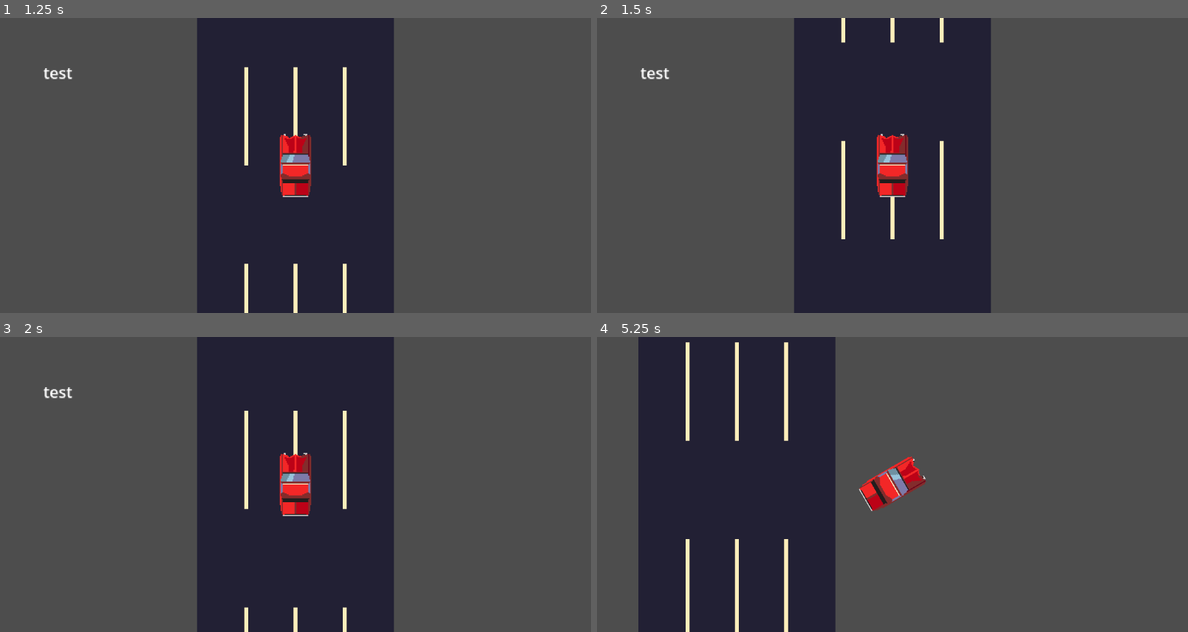
Above: before the commit, frames 1-4 (two rows, left to right).
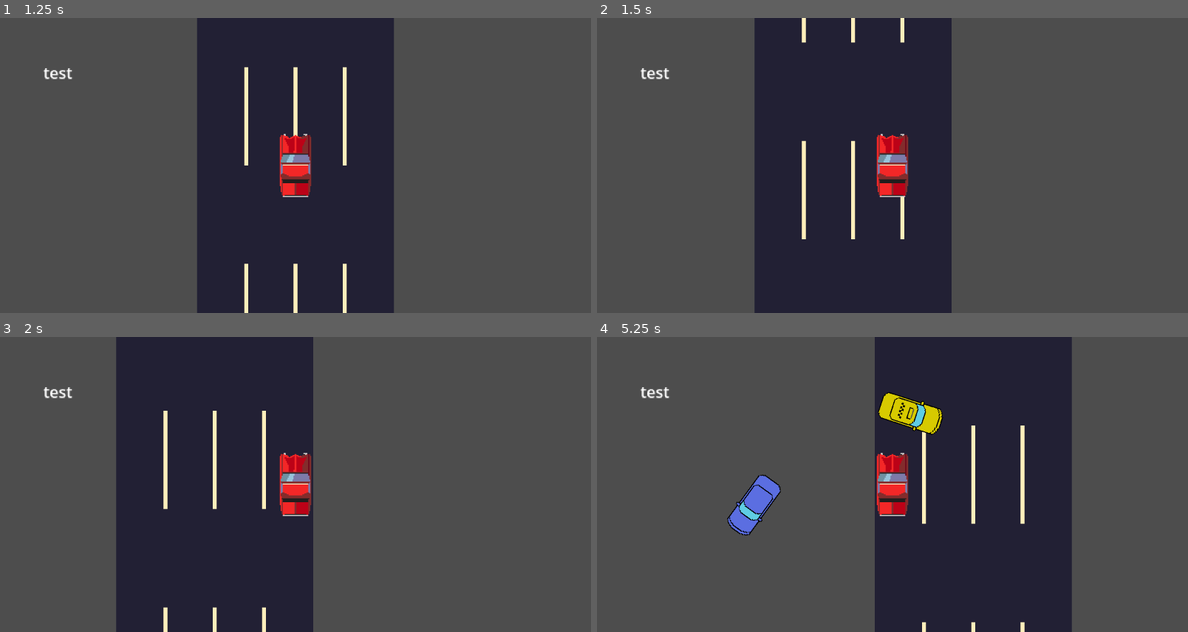
Above: after the commit, the same moments.

Repository: Zeke-D/roadtripping
Game: Godot game, scene res://control.tscn
The game is run twice, just before and just after one commit, with the same random seed, the same clock (stepped at 60 frames per second) and the same inputs.
Inputs:
- Up to frame 1 (1.25 s): click "START" at 0.5 s
- Up to frame 2 (1.5 s): tap Enter at 1.25 s; hold D (right) from 1.28 s (still down)
- Up to frame 3 (2 s): keep holding D (right)
- Up to frame 4 (5.25 s): release D (right) at 2.03 s; hold S (down) 2.03-2.78 s; hold D (right) 2.78-3.53 s; hold W (up) 3.53-4.28 s; hold A (left) from 4.28 s (still down)

Frame 1 is identical in both runs. In frame 2, 15% of the frame differs, in the area x 26-67%, y 0-100%; in frame 3, 28%; in frame 4, 66%, in the area x 7-81%, y 0-100%.
Error before the commit: Invalid access to property or key 'distance' on a base object of type 'Node2D (oncoming_traffic.gd)'. (res://PlayerCar.gd:61)

Commit message:
MERGED EM BABY

Diff:
--- a/PlayerCar.gd
+++ b/PlayerCar.gd
@@ -58,8 +58,8 @@
 	# self.set_rotation(1/4 * PI * sin(elapsed))
 	#elapsed += delta
 	self.player_vertical_speed = BASE_PLAYER_SPEED.y * delta * speed_mult
-	self.world.distance += self.player_vertical_speed
-	self.find_child('ScoreText').text = str(int(self.world.distance))
+	#self.world.distance += self.player_vertical_speed
+	#self.find_child('ScoreText').text = str(int(self.world.distance))
 	self.position.x = new_x_pos
 
 func _physics_process(delta):
--- a/npcs/npc_boat.tscn
+++ b/npcs/npc_boat.tscn
@@ -6,7 +6,7 @@
 [sub_resource type="RectangleShape2D" id="RectangleShape2D_kqddm"]
 size = Vector2(32, 64)
 
-[node name="npc_boat" type="CharacterBody2D"]
+[node name="npc_boat" type="CharacterBody2D" groups=["Enemy"]]
 script = ExtResource("1_5q70q")
 speed = 40
 
--- a/npcs/npc_car_blue.tscn
+++ b/npcs/npc_car_blue.tscn
@@ -8,7 +8,6 @@
 
 [node name="NpcCar" type="CharacterBody2D" groups=["Enemy"]]
 script = ExtResource("1_vgpbt")
-speed = 80
 
 [node name="CollisionShape2D" type="CollisionShape2D" parent="."]
 shape = SubResource("RectangleShape2D_uhxu8")
--- a/npcs/npc_car_purple.tscn
+++ b/npcs/npc_car_purple.tscn
@@ -6,7 +6,7 @@
 [sub_resource type="RectangleShape2D" id="RectangleShape2D_rxmrq"]
 size = Vector2(32, 64)
 
-[node name="npc_car_purple" type="CharacterBody2D"]
+[node name="npc_car_purple" type="CharacterBody2D" groups=["Enemy"]]
 script = ExtResource("1_uuawq")
 
 [node name="CollisionShape2D" type="CollisionShape2D" parent="."]
--- a/npcs/npc_tank.tscn
+++ b/npcs/npc_tank.tscn
@@ -6,7 +6,7 @@
 [sub_resource type="RectangleShape2D" id="RectangleShape2D_llpga"]
 size = Vector2(32, 64)
 
-[node name="npc_tank" type="CharacterBody2D"]
+[node name="npc_tank" type="CharacterBody2D" groups=["Enemy"]]
 script = ExtResource("1_x28xl")
 speed = 20
 
--- a/npcs/npc_taxi.tscn
+++ b/npcs/npc_taxi.tscn
@@ -6,7 +6,7 @@
 [sub_resource type="RectangleShape2D" id="RectangleShape2D_5mwqo"]
 size = Vector2(32, 64)
 
-[node name="npc_taxi" type="CharacterBody2D"]
+[node name="npc_taxi" type="CharacterBody2D" groups=["Enemy"]]
 script = ExtResource("1_6x4n6")
 speed = 110
 
--- a/oncoming_traffic.gd
+++ b/oncoming_traffic.gd
@@ -33,8 +33,8 @@
 
 func create_obstacle(position, obstacle):
 	var npcCar: NpcCar = obstacle.instantiate()
+	npcCar.position = position
 	get_parent().add_child(npcCar)
-	npcCar.set_position(position)
 	print(position)
 
 
Not shown: 1 places in world.tscn that only renumber resources
